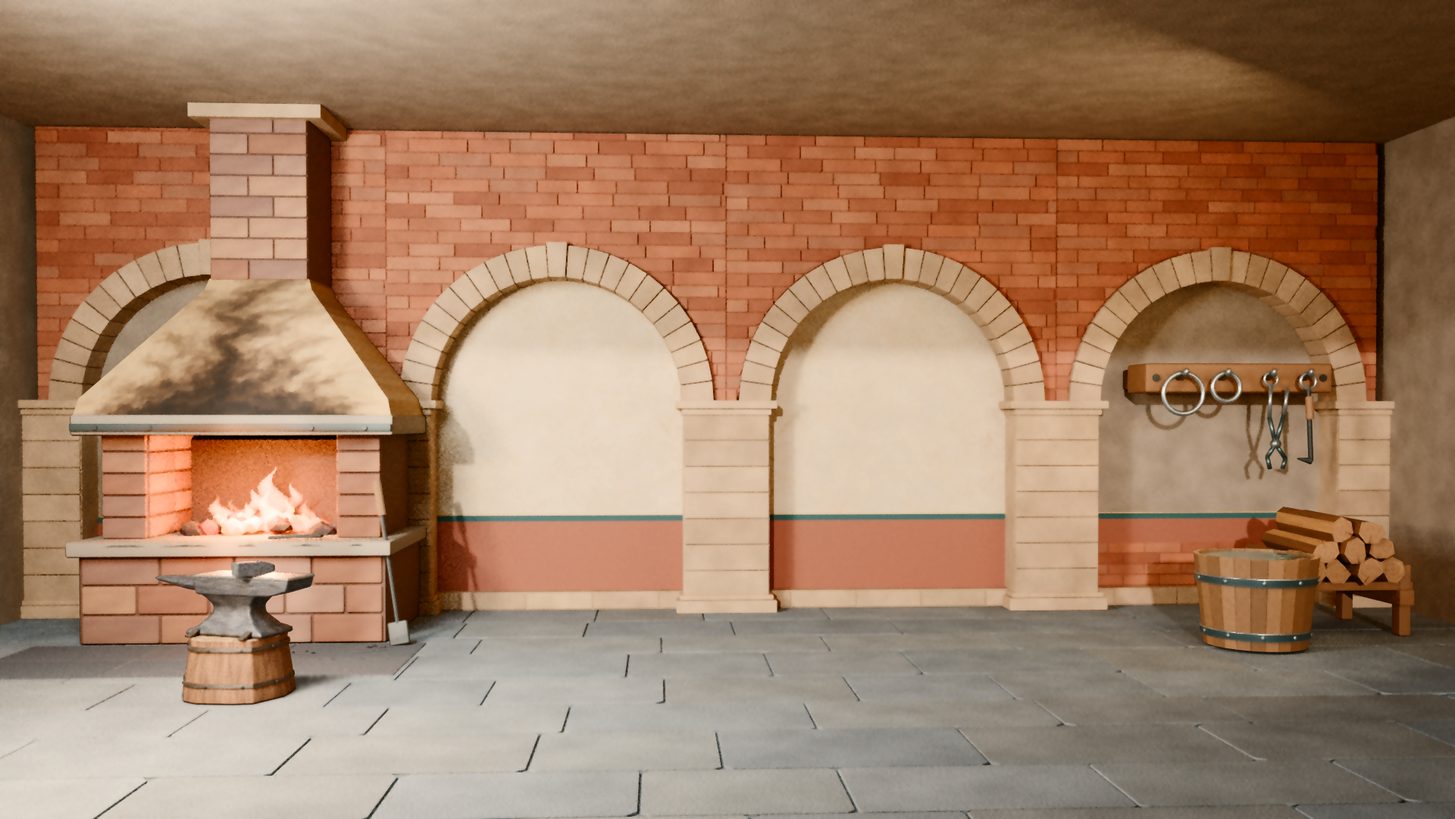
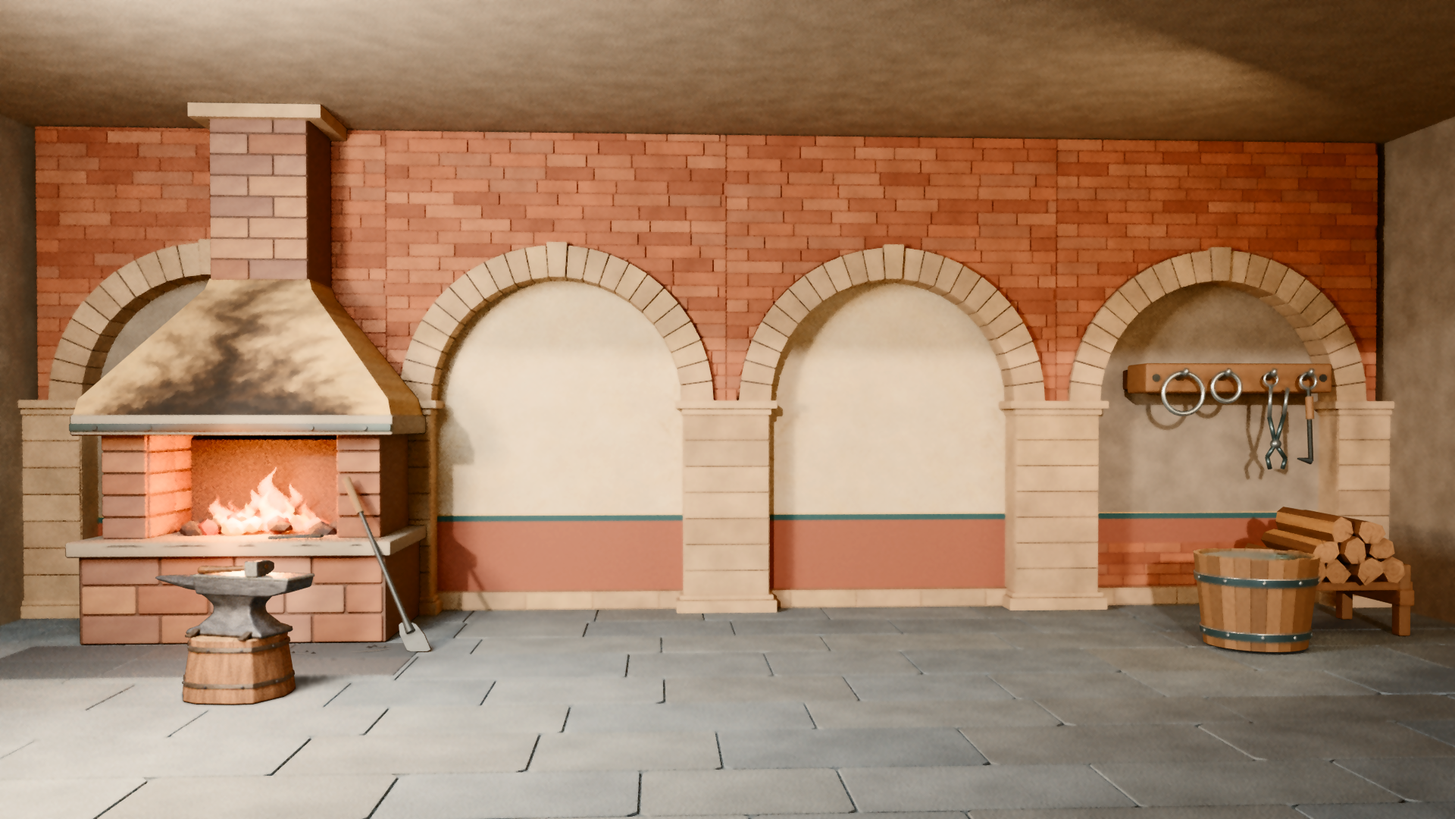
Comparing the layer stacks of the two 1455px x 819px images. Changes:
painted on "暖调与明暗对比" over [187, 393, 583, 698]
painted on "铁砧与木墩" over [187, 558, 316, 698]
painted on "铁砧与墩座投影" over [187, 608, 483, 698]
painted on "锻炉与炉火" over [325, 463, 433, 653]
painted on "炉光与道具在建筑上的投影" over [325, 393, 583, 679]
